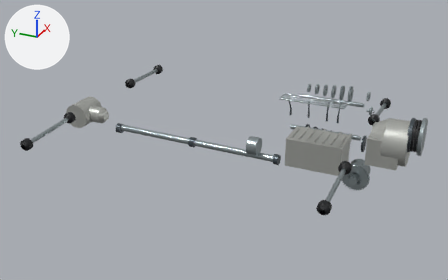
What one commit did to the glTF model cars/audi-quattro-s1/models/Audi_S1_E2_Drivetrain.glb.
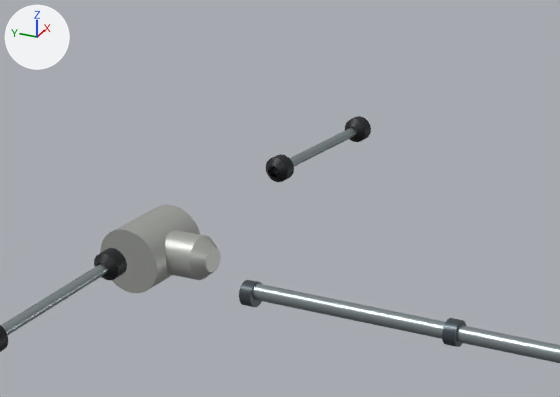
There are two pictures of each version: one whole from a 50 mm camera at (-4.12, -1.86, 1.95) aimed at (-0.05, -0.03, -0.09), one close up on the part from 7% to 51% of the width and 8% to 59% of the height. Every picture has the same lights, and +X, +Y and +Z are marked at upper left. The first two pictures are the older version. Both versions are drawn at frame 72 of the action 'quattro drivetrain - components'; the numbers are the values there. Vertices at exactly the same position are counted once.

Before the edit, the objects in view are built like this:
```python
ob_两段式传动轴___two_piece_propeller_shaft = bpy.data.objects.new('两段式传动轴 | Two-piece propeller shaft', me_two_piece_propeller_shaft)
ob_两段式传动轴___two_piece_propeller_shaft.parent = ob_quattro_四驱传动系统___quattro_drivetrain
ob_两段式传动轴___two_piece_propeller_shaft.location = (0.0, 0.235, 0.015)
ob_后左半轴___rear_left_driveshaft = bpy.data.objects.new('后左半轴 | Rear left driveshaft', me_rear_left_driveshaft)
ob_后左半轴___rear_left_driveshaft.parent = ob_quattro_四驱传动系统___quattro_drivetrain
ob_后左半轴___rear_left_driveshaft.location = (0.706, 1.112, 0.251)
ob_后差速器___rear_differential = bpy.data.objects.new('后差速器 | Rear differential', me_rear_differential)
ob_后差速器___rear_differential.parent = ob_quattro_四驱传动系统___quattro_drivetrain
ob_后差速器___rear_differential.location = (0.0, 1.25, 0.11)
# also in view: '后右半轴 | Rear right driveshaft' at (-0.71, 1.14, 0.05)
```
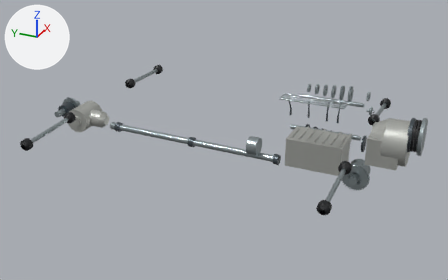
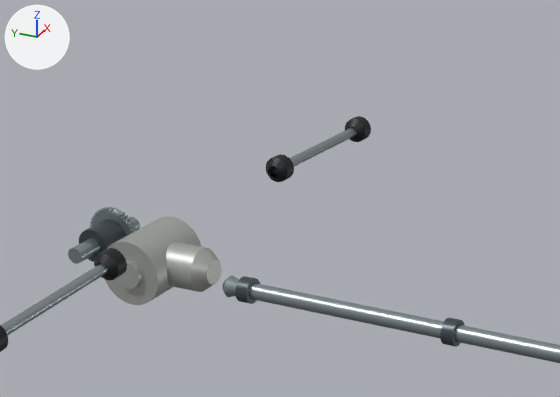
Location of each change, (x1, y1, x2, y2) in pixels of the close-ups (560 x 397 px; the box of a moved part takes in the faces that stretch with it):
'后差速器 | Rear differential', moved: before (100, 204, 221, 293); after (105, 216, 222, 305)
'两段式传动轴 | Two-piece propeller shaft', reshaped, moved: before (239, 280, 560, 363); after (222, 276, 560, 363)
'后差速器冠齿与差速器壳体 | Rear crownwheel and carrier', added: after (68, 207, 140, 264)
    faces in mat_steel (grey #9ca7aa): (68, 207, 140, 264)
    faces in mat_gunmetal (greyish blue #4e575d): (79, 219, 126, 262)
part 1 of me_two_piece_propeller_shaft, moved or reshaped: before (442, 318, 466, 347); after (440, 318, 464, 347)
part 2 of me_two_piece_propeller_shaft, moved or reshaped: before (239, 280, 262, 307); after (235, 276, 260, 304)
part 3 of me_two_piece_propeller_shaft, rebuilt: before (252, 283, 560, 363); after (249, 283, 560, 363)
part 4 of me_two_piece_propeller_shaft, added: after (222, 276, 239, 297)

The change in detail:
me_two_piece_propeller_shaft is used by ob_两段式传动轴___two_piece_propeller_shaft; parent ob_quattro_四驱传动系统___quattro_drivetrain; location (0.0, 0.235, 0.015).
me_two_piece_propeller_shaft had 150 vertices, 284 faces and spanned x -0.04..0.04, y -0.735..0.735, z -0.045..0.045.
me_two_piece_propeller_shaft now has 198 vertices, 364 faces and spans x -0.04..0.04, y -0.771..0.771, z -0.05..0.05.
me_two_piece_propeller_shaft part 1: the loose piece of 32 vertices spanning x -0.04..0.04, y -0.005..0.035, z -0.035..0.045 is turned 180 degrees about the z axis through its middle, then moved by (0.0, -0.03, -0.005).
me_two_piece_propeller_shaft part 2: the loose piece of 32 vertices spanning x -0.04..0.04, y 0.695..0.735, z -0.035..0.045 is turned 180 degrees about the z axis through its middle, then moved by (0.0, -0.024, 0.005).
me_two_piece_propeller_shaft part 3: the loose piece of 54 vertices spanning x -0.026..0.026, y -0.715..0.715, z -0.03..0.04 is rebuilt with 42 vertices and now spans x -0.026..0.026, y -0.771..0.711, z -0.035..0.035.
me_two_piece_propeller_shaft part 4: a new loose piece of 60 vertices spanning x -0.034..0.034, y 0.711..0.771, z -0.024..0.044, in mat_steel (grey #9ca7aa).
Other edits to the shape of me_two_piece_propeller_shaft do not show in these pictures.
Mesh me_rear_crownwheel_and_carrier is new.
It has 1342 vertices, 2672 faces and spans x -0.15..0.15, y -0.09..0.09, z -0.09..0.09.
Faces by material slot: [2580, 92].
It uses material mat_steel (grey #9ca7aa).
It uses material mat_gunmetal (greyish blue #4e575d).
Object '两段式传动轴 | Two-piece propeller shaft' (ob_两段式传动轴___two_piece_propeller_shaft) moves from (0.0, 0.235, 0.015) to (0.0, 0.271, 0.0198).
Object '后差速器 | Rear differential' (ob_后差速器___rear_differential) moves from (0.0, 1.25, 0.11) to (0.0, 1.25, 0.07).
Object '后差速器冠齿与差速器壳体 | Rear crownwheel and carrier' (ob_后差速器冠齿与差速器壳体___rear_crownwheel_and_carrier) is new; it shows me_rear_crownwheel_and_carrier.
Its parent is ob_quattro_四驱传动系统___quattro_drivetrain.
Its location is (0.0, 1.492, 0.11).
